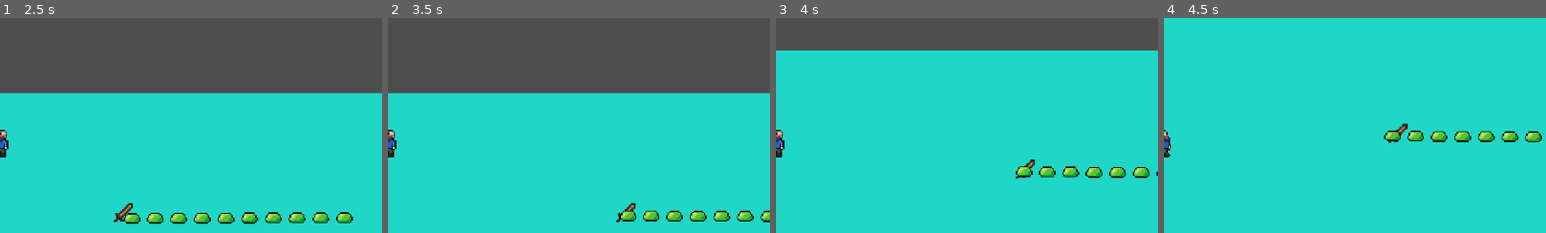
Above: before the commit, frames 1-4 (left to right).
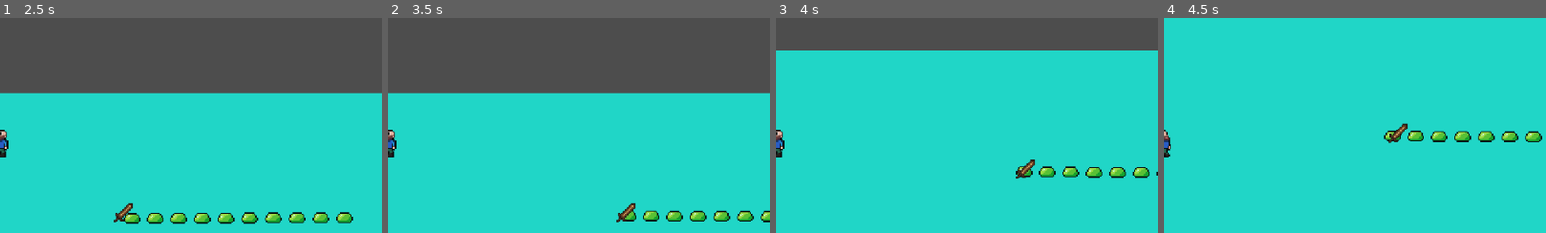
Above: after the commit, the same moments.

Repository: spsJakubSzydlowski/Evergrint
Game: Godot game, scene res://scenes/main.tscn
Two runs of this game, one before a commit and one after it. Both use one fixed random seed, a clock stepped at 60 frames per second and the inputs below.
Inputs (mouse positions are % of the whole screen's width and height, from its top left):
- Up to frame 1 (2.5 s): tap Enter at 0.5 s; move the mouse to (45, 70) at 0.52 s; hold Up 0.53-2.03 s; tap A (a) at 0.6 s; click (45, 70) at 0.8 s; move the mouse to (80, 65) at 1.27 s; click (80, 65) at 1.35 s; tap D (d) at 1.55, 2.1 s; move the mouse to (20, 35) at 2.02 s; hold Left from 2.03 s (still down); tap S (s) at 2.3 s
- Up to frame 2 (3.5 s): keep holding Left; move the mouse to (55, 50) at 2.77 s; tap S (s) at 2.85 s; click (55, 50) at 2.92 s; tap W (w) at 3.05 s
- Up to frame 3 (4 s): move the mouse to (35, 25) at 3.52 s; release Left at 3.53 s; hold Down from 3.53 s (still down); tap W (w) at 3.6 s; tap A (a) at 3.8 s
- Up to frame 4 (4.5 s): move the mouse to (72, 45) at 4.27 s; release Down at 4.28 s; hold Right from 4.28 s (still down); tap A (a) at 4.35 s
The pictures show only the part of the screen within x 50-100%, y 21-71%; the shares and areas given below are measured in that part.

Frame 1 is identical in both runs. In frame 2, less than 0.1% of the frame differs, in the area x 60-64%, y 89-95%; in frame 3, 0.1%, in the area x 63-67%, y 68-74%; in frame 4, less than 0.1%.

Commit message:
Revorked sprites, loot

Diff:
--- a/data/Evergrint.json
+++ b/data/Evergrint.json
@@ -16,6 +16,10 @@
 				{
 					"typeStr": "5:Weapon,Tool,Consumable,Material,Placeable",
 					"name": "type"
+				},
+				{
+					"typeStr": "3",
+					"name": "stack_limit"
 				},
 				{
 					"typeStr": "14",
@@ -38,25 +42,27 @@
 					"name": "Red Apple",
 					"id": "red_apple",
 					"tile": {
-						"file": "../textures/Atlas-temp.png",
-						"size": 16,
-						"x": 6,
-						"y": 0
-					},
-					"tile_size": 16,
-					"type": 2
+						"file": "../textures/Atlas-items-16x16.png",
+						"size": 16,
+						"x": 0,
+						"y": 0
+					},
+					"tile_size": 16,
+					"type": 2,
+					"stack_limit": 30
 				},
 				{
 					"id": "green_apple",
 					"name": "Green Apple",
 					"tile_size": 16,
 					"tile": {
-						"file": "../textures/Atlas-temp.png",
-						"size": 16,
-						"x": 6,
+						"file": "../textures/Atlas-items-16x16.png",
+						"size": 16,
+						"x": 0,
 						"y": 1
 					},
-					"type": 2
+					"type": 2,
+					"stack_limit": 30
 				},
 				{
 					"id": "wooden_sword",
@@ -68,6 +74,20 @@
 						"file": "../textures/Atlas-melee_weapons.png",
 						"size": 16,
 						"x": 0,
+						"y": 0
+					},
+					"stack_limit": 1
+				},
+				{
+					"id": "green_gel",
+					"name": "Gel",
+					"type": 3,
+					"stack_limit": 9999,
+					"tile_size": 16,
+					"tile": {
+						"file": "../textures/Atlas-items-16x16.png",
+						"size": 16,
+						"x": 1,
 						"y": 0
 					}
 				}
@@ -212,11 +232,19 @@
 					"items": [
 						{
 							"item": "red_apple",
-							"weight": 10
+							"weight": 50
 						},
 						{
 							"item": "green_apple",
-							"weight": 1
+							"weight": 40
+						},
+						{
+							"item": "wooden_sword",
+							"weight": 3
+						},
+						{
+							"item": "green_gel",
+							"weight": 90
 						}
 					]
 				}
--- a/scripts/autoloads/DataManager.gd
+++ b/scripts/autoloads/DataManager.gd
@@ -34,6 +34,17 @@
 func get_item(id):
 	return db_data.get("Items", {}).get(id)
 
+func get_loot_table(id):
+	return db_data.get("LootTables", {}).get(id)
+
+func get_loot_table_items(id):
+	var table_row = get_loot_table(id)
+
+	if table_row and table_row.has("items"):
+		return table_row.items #Array
+
+	return []
+
 func get_melee_stats(id):
 	return db_data.get("MeleeStats", {}).get(id)
 
@@ -46,17 +57,32 @@
 func get_entity(id):
 	return db_data.get("Entities", {}).get(id)
 
-func spawn_item(id: String, pos : Vector2):
+func spawn_item(id: String, pos : Vector2, drop = false):
 	if not is_loaded:
 		await get_tree().create_timer(0.1).timeout
 
-	var item_scene = preload("res://scenes/world_object.tscn")
-	var item_instance = item_scene.instantiate()
+	(func():
+		var item_scene = preload("res://scenes/world_object.tscn")
+		var item_instance = item_scene.instantiate()
 
-	get_tree().current_scene.add_child(item_instance)
+		get_tree().current_scene.add_child(item_instance)
 
-	item_instance.position = pos
-	item_instance.initialize(id)
+		item_instance.position = pos
+		if drop:
+			var random_direction = Vector2(randf_range(-1.0, 1.0), randf_range(-1.0, 1.0)).normalized()
+			var jump_distance = randf_range(10.0, 30.0)
+			var target_pos = pos + (random_direction * jump_distance)
+
+			var tween = item_instance.create_tween().set_parallel(true)
+
+			tween.tween_property(item_instance, "global_position", target_pos, 0.5).set_trans(Tween.TRANS_QUINT).set_ease(Tween.EASE_OUT)
+
+			item_instance.scale = Vector2.ZERO
+			tween.tween_property(item_instance, "scale", Vector2.ONE, 0.3).set_trans(Tween.TRANS_ELASTIC).set_ease(Tween.EASE_OUT)
+
+		item_instance.initialize(id)
+	).call_deferred()
+
 
 func spawn_entity(id: String, pos : Vector2):
 	if not is_loaded:
--- a/scripts/autoloads/Inventory.gd
+++ b/scripts/autoloads/Inventory.gd
@@ -13,7 +13,7 @@
 	var data = DataManager.get_item(item_id)
 	if not data: return
 
-	var stack_limit = data.get("stack_limit", 20)
+	var stack_limit = data.get("stack_limit", 1)
 
 	for slot in slots:
 		if slot.id == item_id and slot.amount < stack_limit:
@@ -31,4 +31,3 @@
 				break
 
 	inventory_updated.emit()
-	print("Inventory: ", slots)
--- a/scripts/player/player.gd
+++ b/scripts/player/player.gd
@@ -62,7 +62,6 @@
 	var data = DataManager.get_item(item_id)
 	weapon_collision_shape.shape.size = DataManager._get_item_hit_box(item_id)
 	weapon_collision_shape.position = Vector2(weapon_collision_shape.shape.size.x / 2, 0)
-	print(weapon_collision_shape.position.x)
 	var path = "res://" + data.tile.file.replace("../", "")
 
 	var atlas_tex = AtlasTexture.new()
@@ -99,4 +98,3 @@
 				damage_to_deal = stats.damage
 
 		enemy.take_hit(damage_to_deal)
-		print("You hit an enemy for:", damage_to_deal)
--- a/scripts/world_entity.gd
+++ b/scripts/world_entity.gd
@@ -60,7 +60,6 @@
 	if is_dead: return
 
 	current_hp -= amount
-	print("Entity", entity.id, " has: ", current_hp, " HP")
 
 	var tw = create_tween()
 	tw.tween_property(sprite, "modulate", Color.RED, 0.1)
@@ -71,14 +70,24 @@
 
 func die():
 	is_dead = true
-	print("Entity", entity.id, " has died")
+	drop_loot()
 	queue_free()
 
 func deal_damage(body):
 	if body.has_method("take_hit"):
 		var dmg = entity.get("damage", 0)
 		body.take_hit(dmg)
-		print("Entity", entity.id, " gave damage to player: ", dmg)
 
-func drop_loot(loot_table_id):
-	pass
+func drop_loot():
+	var table_id = entity.get("loot_ref")
+	if table_id == "" or table_id == null:
+		return
+
+	var loot_items = DataManager.get_loot_table_items(table_id)
+	for entry in loot_items:
+		var roll = randf_range(0, 100)
+		var chance = entry.get("weight", 0)
+
+		if roll <= chance:
+			var item_id = entry.get("item")
+			DataManager.spawn_item(item_id, global_position, true)
Binary file added: textures/Atlas-items-16x16.png
Not shown, added: textures/Atlas-items-16x16.png.import
